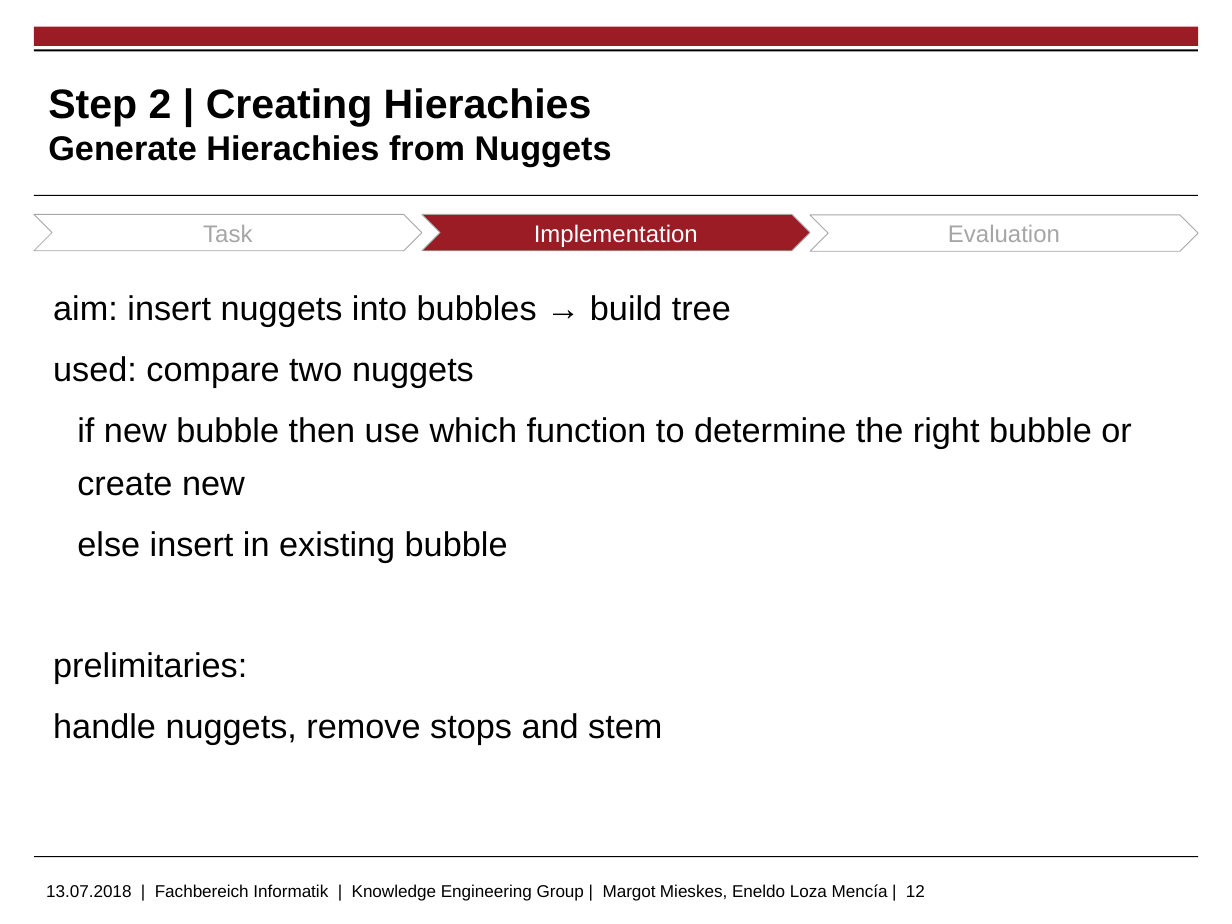
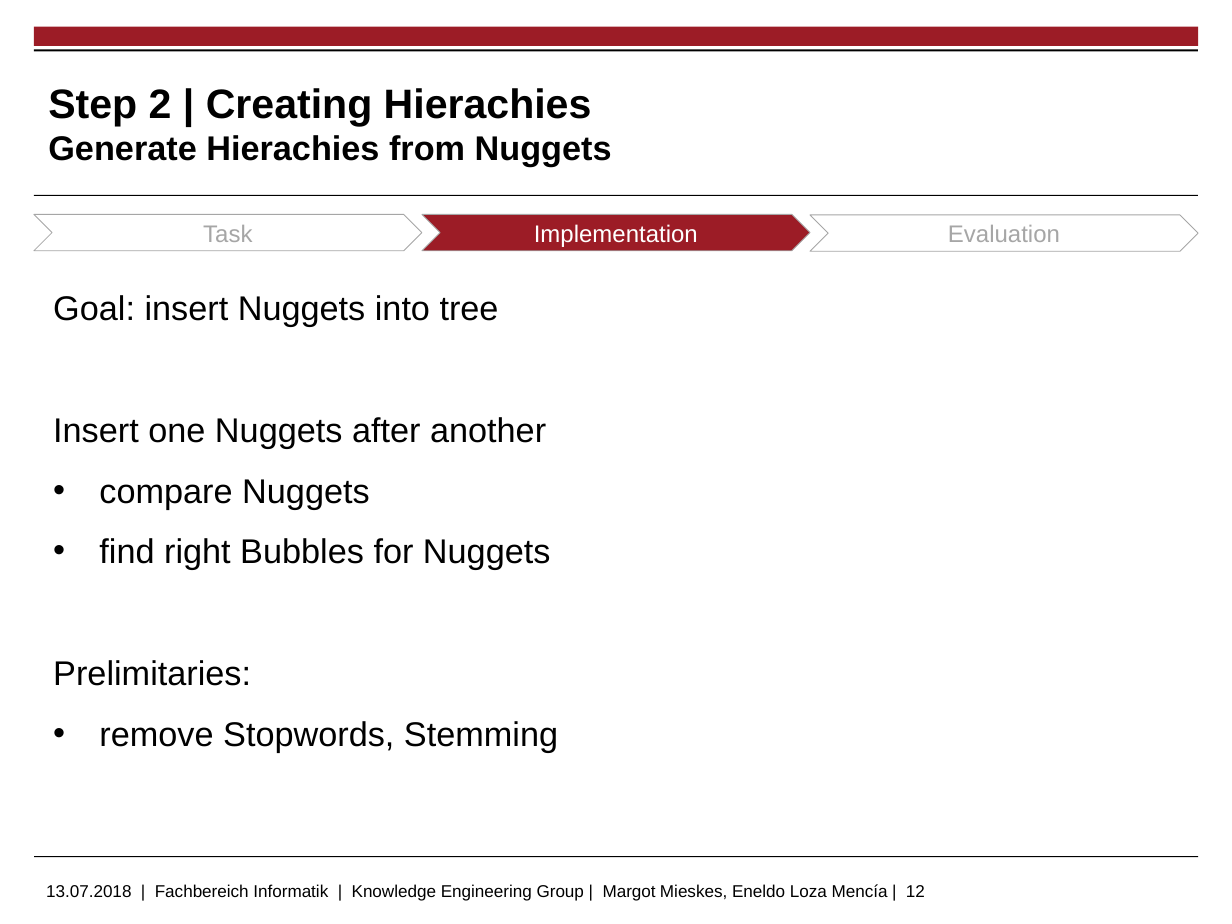
Before and after one commit to markushoehn/Auto_TextSum, a slide deck: slide 12 of presentation/20180713 Gruppe 5 - final.pptx. Drawn at 1232x924 pixels with LibreOffice and Linux fonts; fonts in the diff are those of the drawing; background and template pictures are left out. Boxes give left, top, right and bottom in pixels: in the first picture for what was removed or moved away, otherwise in the second. Text is boxed around its words. In the diff, an @@ line names an element or a change of style, - is before the commit and + after.

Commit message:
step 2 eval

```diff
--- a/presentation/20180713 Gruppe 5 - final.pptx
+++ b/presentation/20180713 Gruppe 5 - final.pptx
@@ text at [53,295,558,752]: text changed @@
-aim: insert nuggets into bubbles → build tree
-used: compare two nuggets
-if new bubble then use which function to determine the right bubble or create new
-else insert in existing bubble
-prelimitaries:
-handle nuggets, remove stops and stem
+Goal: insert Nuggets into tree
+Insert one Nuggets after another
+• compare Nuggets
+• find right Bubbles for Nuggets
+Prelimitaries:
+• remove Stopwords, Stemming
```
Also in this commit, not shown: 2 other slides changed, 1 slide added.
